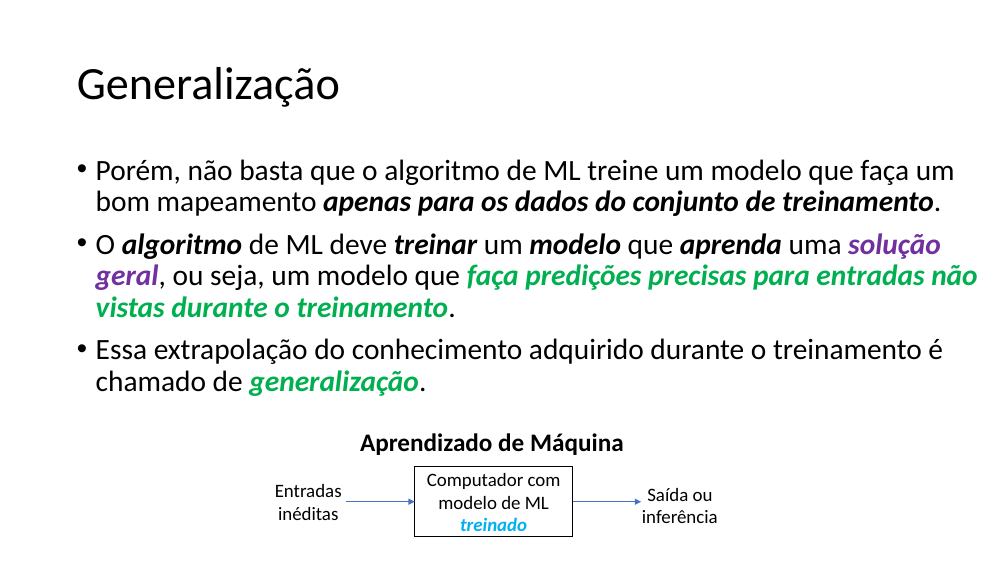
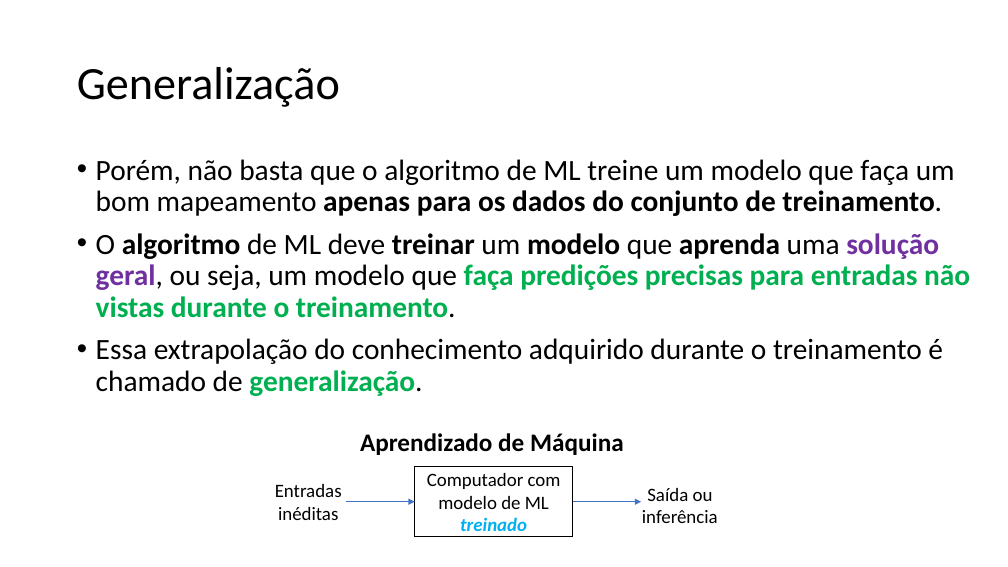
Before and after one commit to zz4fap/c24_inteligencia_artificial, a slide deck: slide 63 of slides/C24_Regressão.pptx (slide 67 before the commit). Drawn at 1008x567 pixels with LibreOffice and Linux fonts; fonts in the diff are those of the drawing. Boxes give left, top, right and bottom in pixels: in the first picture for what was removed or moved away, otherwise in the second. Text is boxed around its words. In the diff, an @@ line names an element or a change of style, - is before the commit and + after.

```diff
--- a/slides/C24_Regressão.pptx
+++ b/slides/C24_Regressão.pptx
@@ text "Porém, não basta que o ..." at [96,159,970,396]: italic off in "apenas para os dados do conjunto de ...", "algoritmo treinar modelo aprenda solução geral, faça ...", "generalização." @@
```
Also in this commit, not shown: 6 other slides changed, 3 slides added, 5 slides removed, 2 other files.
